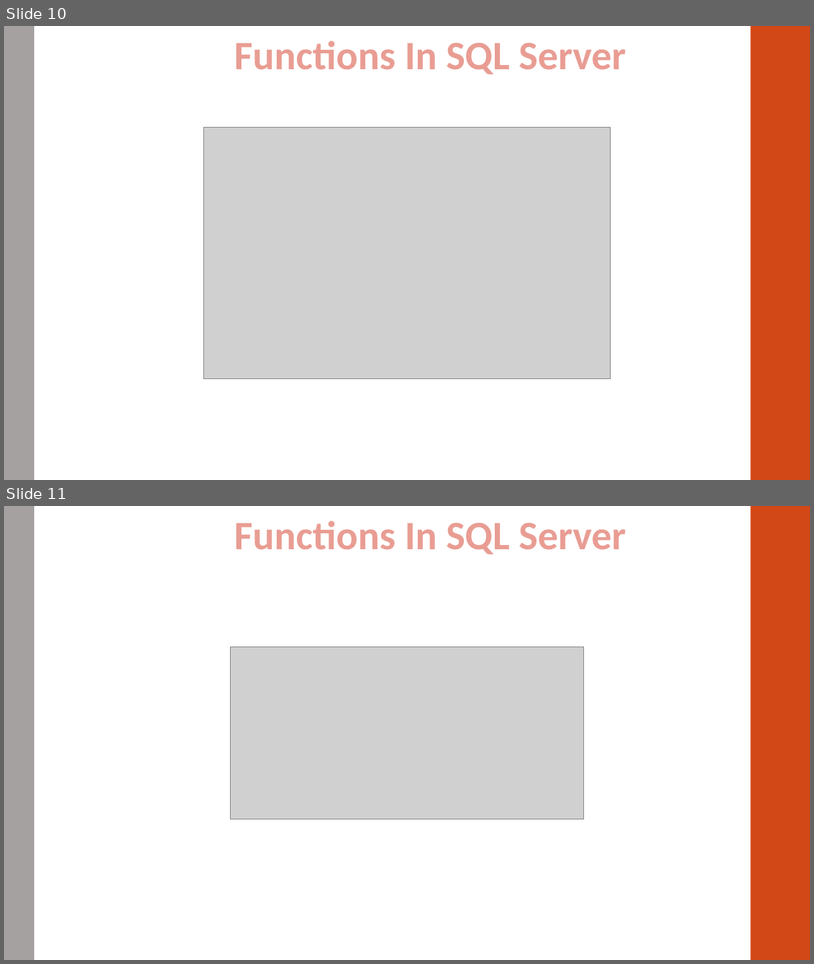
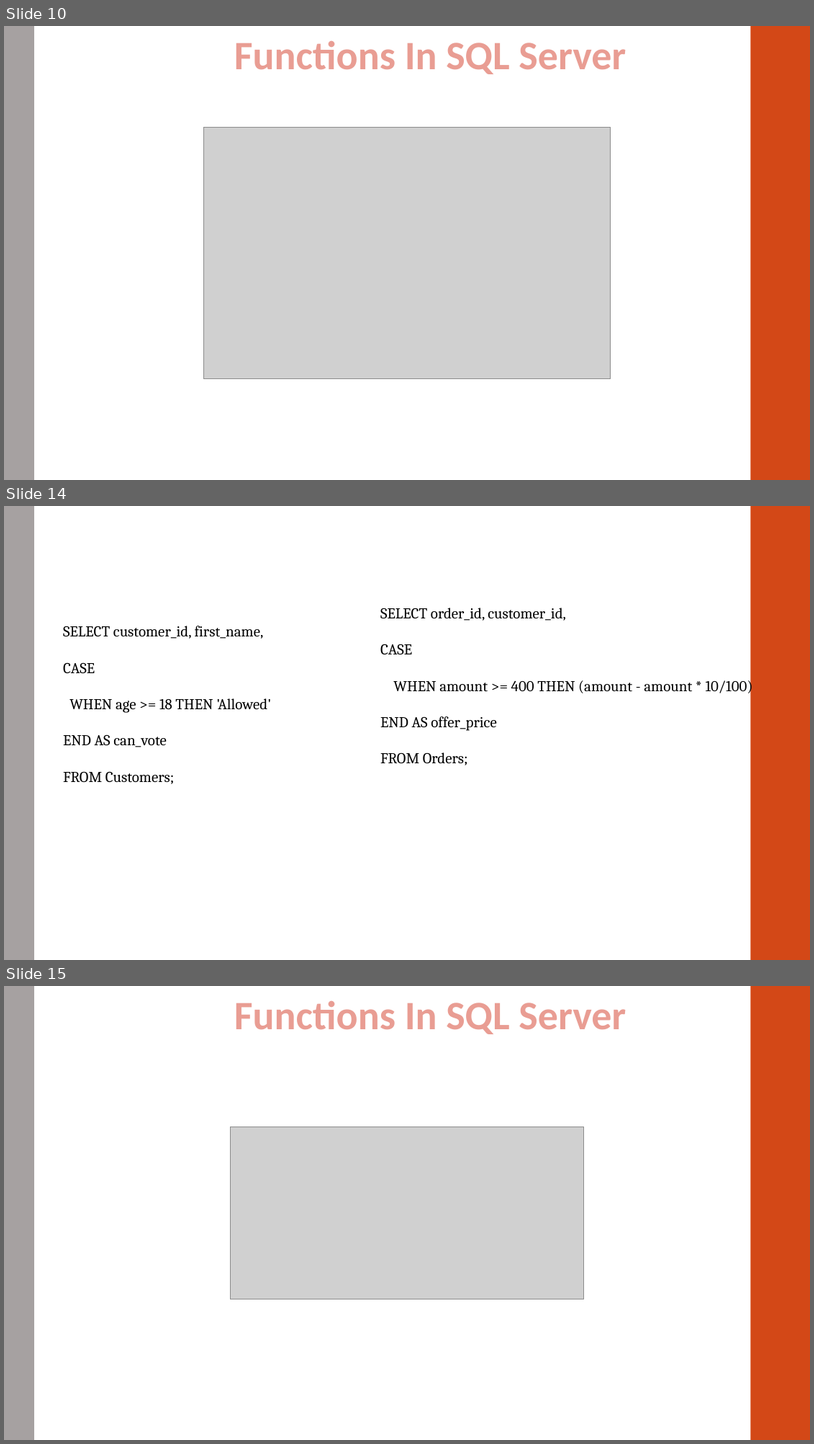
Before and after one commit to A-Wahab-Aamir/HDSE-1, a slide deck: SQL_SERVER/INTRODUCTION_TO_SQL(4) (function).pptx. Shown one above the other, each under a label of ours: slides 10 and 11 before the commit, slides 10, 14 and 15 after it; the slides between them are not shown. The pictures are 814x964 and 814x1444 pixels, drawn with LibreOffice and Linux fonts; fonts in the diff are those of the drawing; grey boxes stand for pictures. Boxes give left, top, right and bottom in pixels: in the first picture for what was removed or moved away, otherwise in the second. Text is boxed around its words. In the diff, an @@ line names an element or a change of style, - is before the commit and + after.

```diff
--- a/SQL_SERVER/INTRODUCTION_TO_SQL(4) (function).pptx
+++ b/SQL_SERVER/INTRODUCTION_TO_SQL(4) (function).pptx
@@ slide 14 added at (x1=4, y1=506, x2=810, y2=960), background #FFFFFF; not listed: 2 template elements that a slide beside it also shows @@
@@ text added at (x1=381, y1=608, x2=754, y2=765), 18 pt, text #000000 @@
+SELECT order_id, customer_id,
+CASE
+WHEN amount >= 400 THEN (amount - amount * 10/100)
+END AS offer_price
+FROM Orders;
@@ text added at (x1=63, y1=626, x2=271, y2=784), 18 pt, text #000000 @@
+SELECT customer_id, first_name,
+CASE
+WHEN age >= 18 THEN 'Allowed'
+END AS can_vote
+FROM Customers;
@@ what was slide 11 is now slide 15 @@
```
Also in this commit, not shown: 3 other slides added.
